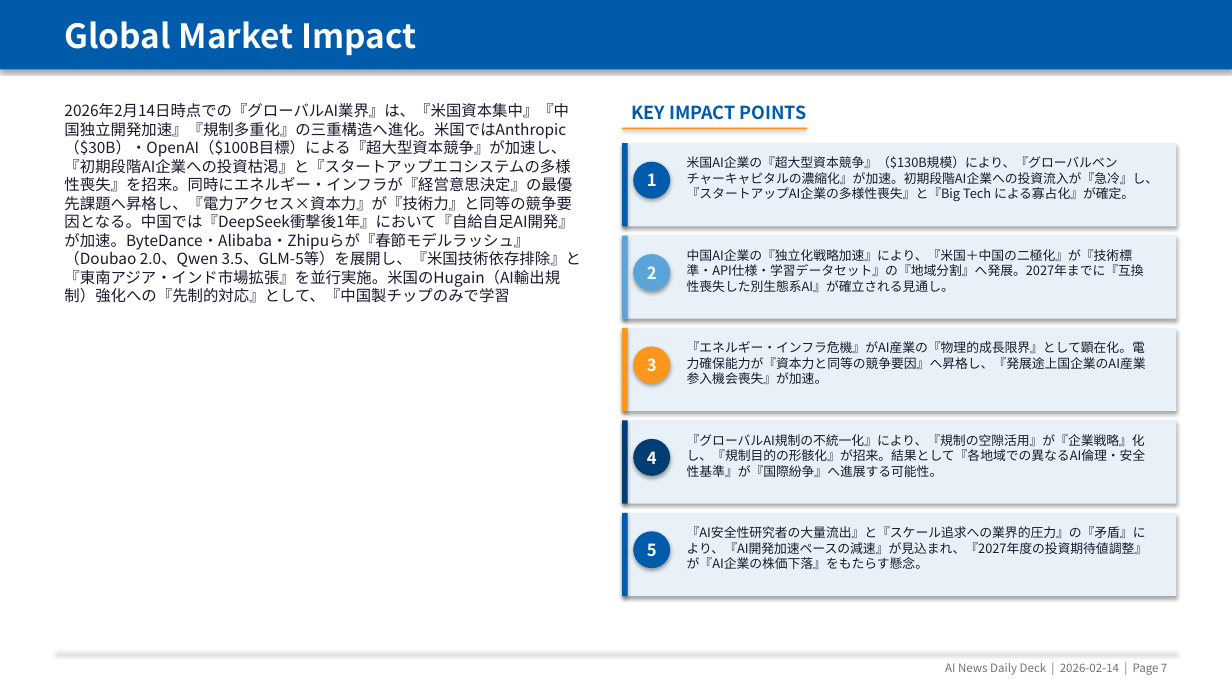
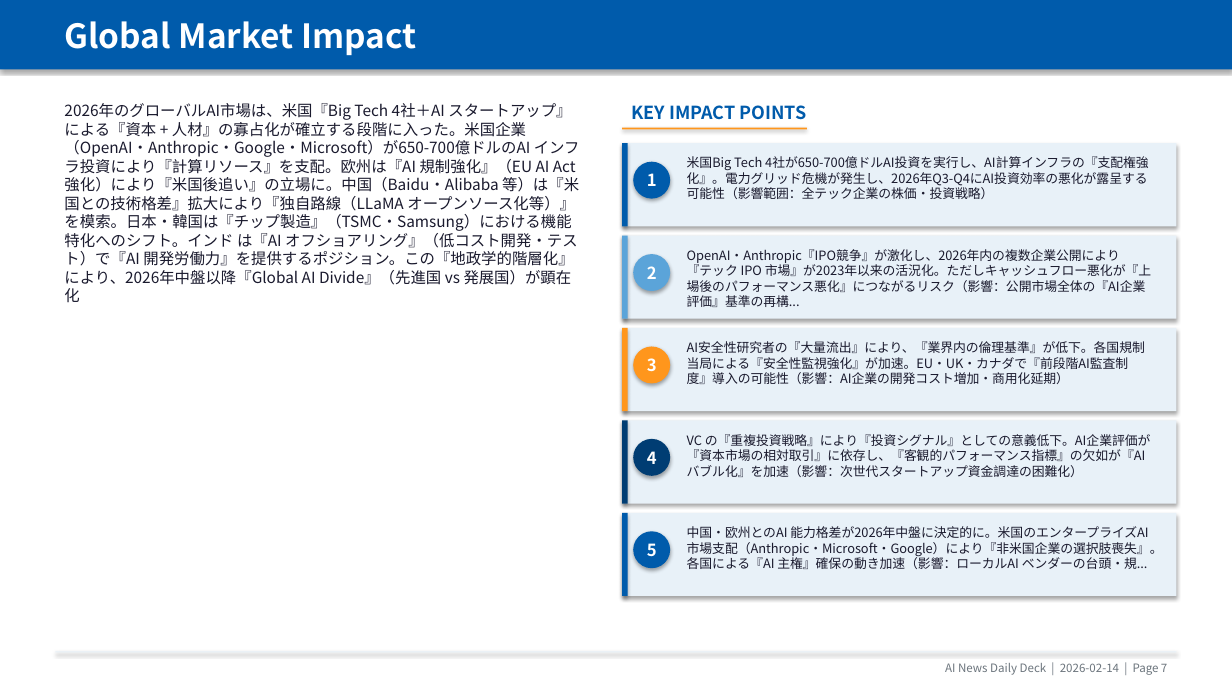
Before and after one commit to chel2311/ai-news-deck-reports, a slide deck: slide 8 of 2026-02-14/report_2026-02-14.pptx. Drawn at 1232x693 pixels with LibreOffice and Linux fonts; fonts in the diff are those of the drawing. Boxes give left, top, right and bottom in pixels: in the first picture for what was removed or moved away, otherwise in the second. Text is boxed around its words. In the diff, an @@ line names an element or a change of style, - is before the commit and + after.

```diff
--- a/2026-02-14/report_2026-02-14.pptx
+++ b/2026-02-14/report_2026-02-14.pptx
@@ text at [64, 103, 580, 302]: text changed @@
-2026年2月14日時点での『グローバルAI業界』は、『米国資本集中』『中国独立開発加速』『規制多重化』の三重構造へ進化。米国ではAnthropic（$30B）・OpenAI（$100B目標）による『超大型資本競争』が加速し、『初期段階AI企業への投資枯渇』と『スタートアップエコシステムの多様性喪失』を招来。同時にエネルギー・インフラが『経営意思決定』の最優先課題へ昇格し、『電力アクセス×資本力』が『技術力』と同等の競争要因となる。中国では『DeepSeek衝撃後1年』において『自給自足AI開発』が加速。ByteDance・Alibaba・Zhipuらが『春節モデルラッシュ』（Doubao 2.0、Qwen 3.5、GLM-5等）を展開し、『米国技術依存排除』と『東南アジア・インド市場拡張』を並行実施。米国のHugain（AI輸出規制）強化への『先制的対応』として、『中国製チップのみで学習
+2026年のグローバルAI市場は、米国『Big Tech 4社＋AI スタートアップ』による『資本 + 人材』の寡占化が確立する段階に入った。米国企業（OpenAI・Anthropic・Google・Microsoft）が650-700億ドルのAI インフラ投資により『計算リソース』を支配。欧州は『AI 規制強化』（EU AI Act 強化）により『米国後追い』の立場に。中国（Baidu・Alibaba 等）は『米国との技術格差』拡大により『独自路線（LLaMA オープンソース化等）』を模索。日本・韓国は『チップ製造』（TSMC・Samsung）における機能特化へのシフト。インド は『AI オフショアリング』（低コスト開発・テスト）で『AI 開発労働力』を提供するポジション。この『地政学的階層化』により、2026年中盤以降『Global AI Divide』（先進国 vs 発展国）が顕在化
@@ text at [687, 156, 1149, 199]: text changed @@
-米国AI企業の『超大型資本競争』（$130B規模）により、『グローバルベンチャーキャピタルの濃縮化』が加速。初期段階AI企業への投資流入が『急冷』し、『スタートアップAI企業の多様性喪失』と『Big Tech による寡占化』が確定。
+米国Big Tech 4社が650-700億ドルAI投資を実行し、AI計算インフラの『支配権強化』。電力グリッド危機が発生し、2026年Q3-Q4にAI投資効率の悪化が露呈する可能性（影響範囲：全テック企業の株価・投資戦略）
@@ text at [687, 249, 1151, 307]: text changed @@
-中国AI企業の『独立化戦略加速』により、『米国＋中国の二極化』が『技術標準・API仕様・学習データセット』の『地域分割』へ発展。2027年までに『互換性喪失した別生態系AI』が確立される見通し。
+OpenAI・Anthropic『IPO競争』が激化し、2026年内の複数企業公開により『テック IPO 市場』が2023年以来の活況化。ただしキャッシュフロー悪化が『上場後のパフォーマンス悪化』につながるリスク（影響：公開市場全体の『AI企業評価』基準の再構...
@@ text at [687, 341, 1145, 384]: text changed @@
-『エネルギー・インフラ危機』がAI産業の『物理的成長限界』として顕在化。電力確保能力が『資本力と同等の競争要因』へ昇格し、『発展途上国企業のAI産業参入機会喪失』が加速。
+AI安全性研究者の『大量流出』により、『業界内の倫理基準』が低下。各国規制当局による『安全性監視強化』が加速。EU・UK・カナダで『前段階AI監査制度』導入の可能性（影響：AI企業の開発コスト増加・商用化延期）
@@ text at [687, 434, 1151, 477]: text changed @@
-『グローバルAI規制の不統一化』により、『規制の空隙活用』が『企業戦略』化し、『規制目的の形骸化』が招来。結果として『各地域での異なるAI倫理・安全性基準』が『国際紛争』へ進展する可能性。
+VC の『重複投資戦略』により『投資シグナル』としての意義低下。AI企業評価が『資本市場の相対取引』に依存し、『客観的パフォーマンス指標』の欠如が『AI バブル化』を加速（影響：次世代スタートアップ資金調達の困難化）
@@ text at [687, 526, 1163, 569]: text changed @@
-『AI安全性研究者の大量流出』と『スケール追求への業界的圧力』の『矛盾』により、『AI開発加速ペースの減速』が見込まれ、『2027年度の投資期待値調整』が『AI企業の株価下落』をもたらす懸念。
+中国・欧州とのAI 能力格差が2026年中盤に決定的に。米国のエンタープライズAI 市場支配（Anthropic・Microsoft・Google）により『非米国企業の選択肢喪失』。各国による『AI 主権』確保の動き加速（影響：ローカルAI ベンダーの台頭・規...
```
Also in this commit, not shown: 9 other slides changed, 9 other files.
